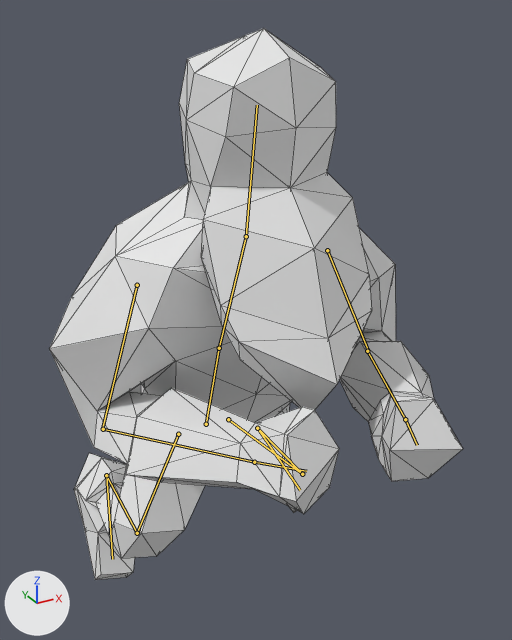
Renders of the Blender file Animations/WarriorMount.blend from each side of a commit.
Camera for both pictures: a camera (50 mm lens) standing at (-3.53, -7.71, 7.71) and looking at (0.26, -0.82, 4.27). The axes (+X, +Y, +Z) are drawn at lower left. The lights are the same throughout. Both versions are drawn at frame 0 of the action 'Armature.002Action'; the numbers are the values there. The bones that bend it are drawn over the model as lines. Mesh edges are drawn as thin lines.
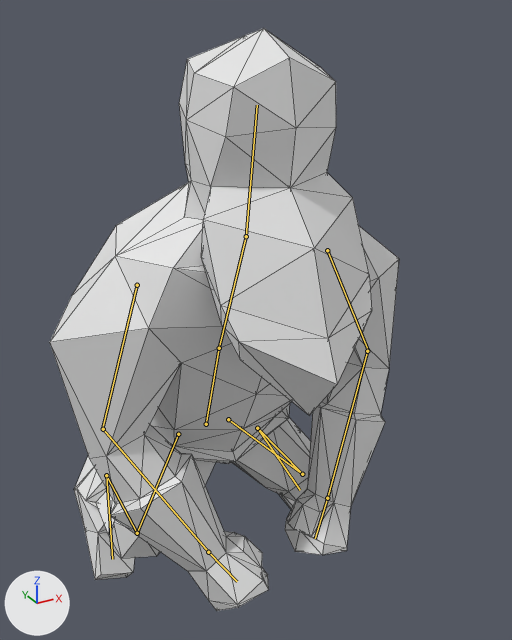
Commit message: improves mount animation

Where the change shows, as pixel boxes (x1, y1, x2, y2) in the pictures (512 x 640 px):
```json
{"object": "Cube.008", "change": "posed", "before": [49, 28, 463, 580], "after": [50, 28, 399, 611], "on screen": "16% narrower"}
{"bone": "Arm.R", "before": "(103, 429) to (254, 462)", "after": "(103, 429) to (208, 552)"}
{"bone": "Arm.L", "before": "(367, 351) to (405, 419)", "after": "(367, 351) to (327, 498)"}
```

Scene script edits in JSON lines:
```json
{"block": "bone_arm_r", "where": "bone_arm_r = bpy.data.objects['Armature'].pose.bones['Arm.R']  # child of 'Shoulder.R'"}
{"op": "set", "path": "bone_arm_r.rotation_quaternion", "old": "(0.654, -0.73, -0.156, -0.126)", "new": "(0.966, -0.185, 0.118, -0.138)", "note": "degrees (-97, -23, 4) -> degrees (-23, 10, -18)"}
{"block": "bone_arm_l", "where": "bone_arm_l = bpy.data.objects['Armature'].pose.bones['Arm.L']  # child of 'Shoulder.L'"}
{"op": "set", "path": "bone_arm_l.rotation_quaternion", "old": "(0.657, -0.738, 0.152, -0.009)", "new": "(0.972, -0.181, -0.037, 0.143)", "note": "degrees (-98, 11, -14) -> degrees (-21, -1, 17)"}
```
